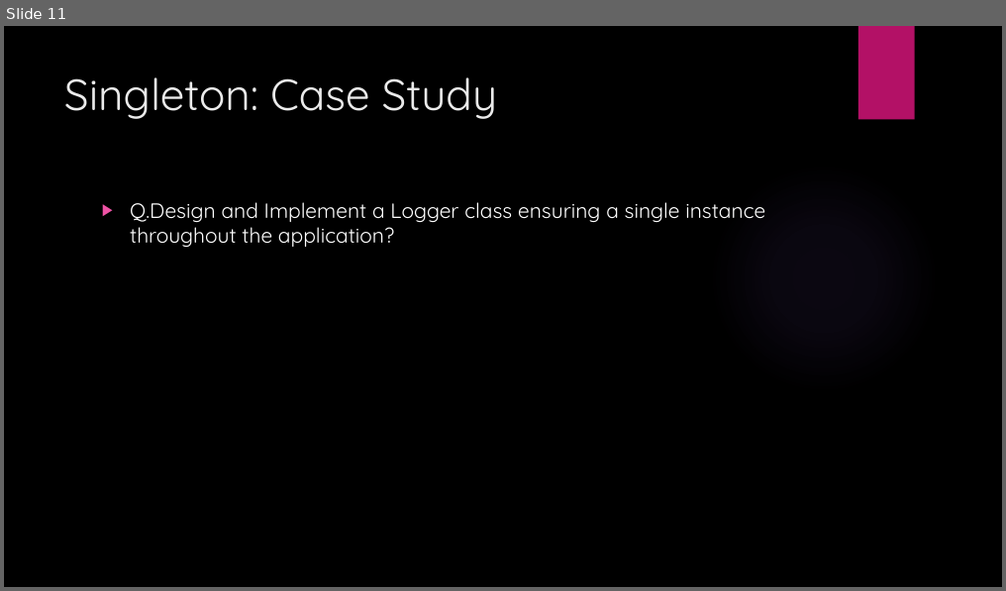
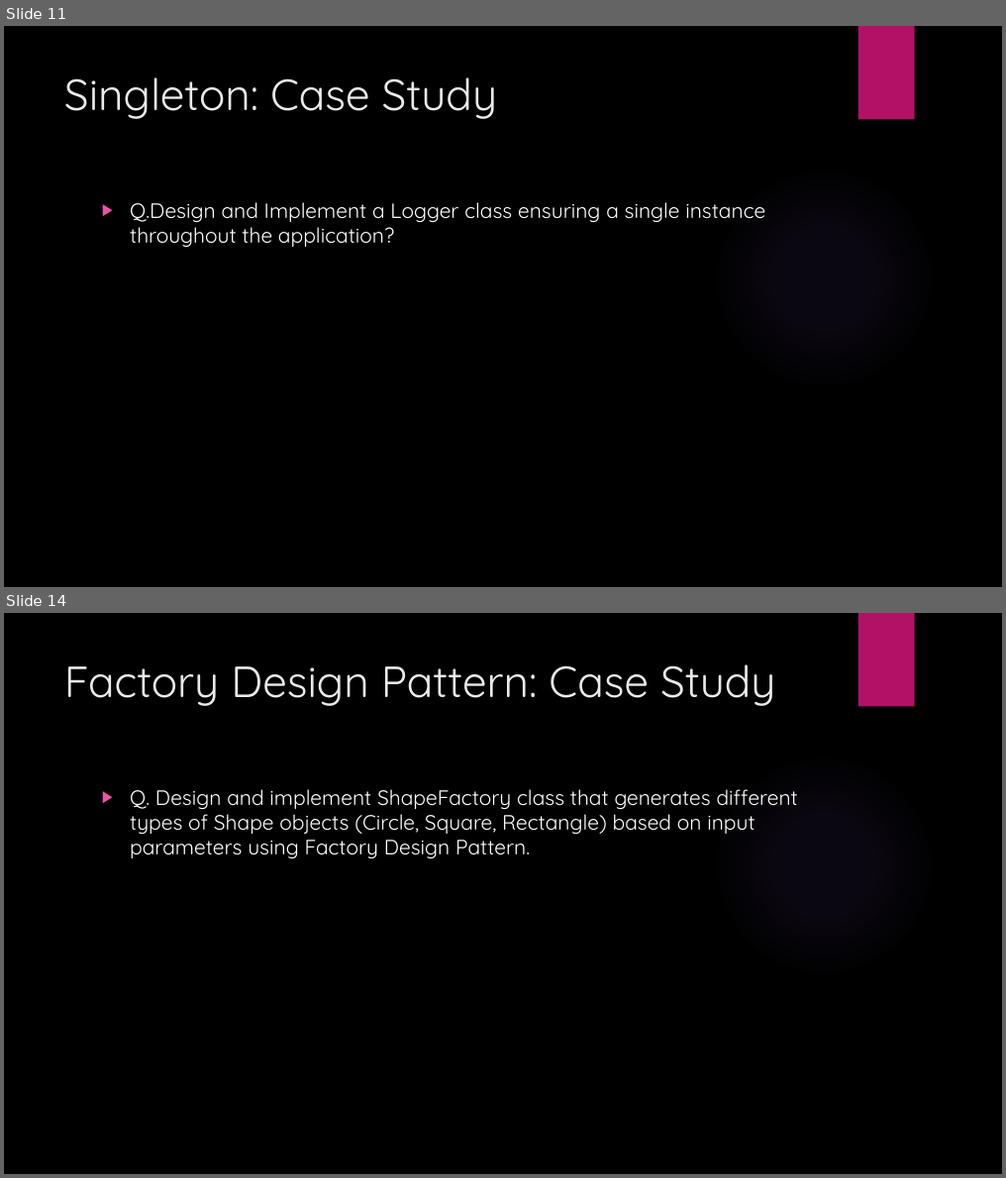
Before and after one commit to coderameen/Software-Architecture-and-Design-Patterns-in-Python-and-StarUML-Tool, a slide deck: Software Design Patterns PPT.pptx. Shown one above the other, each under a label of ours: slide 11 before the commit, slides 11 and 14 after it; the slides between them are not shown. The pictures are 1006x591 and 1006x1178 pixels, drawn with LibreOffice and Linux fonts; fonts in the diff are those of the drawing; background and template pictures are left out. Boxes give left, top, right and bottom in pixels: in the first picture for what was removed or moved away, otherwise in the second. Text is boxed around its words. In the diff, an @@ line names an element or a change of style, - is before the commit and + after.

Commit message:
added Design pattern PPT

```diff
--- a/Software Design Patterns PPT.pptx
+++ b/Software Design Patterns PPT.pptx
@@ slide 14 added at (x1=4, y1=613, x2=1002, y2=1174), background picture (left out); not listed: 2 template elements that a slide beside it also shows @@
@@ title added at (x1=64, y1=664, x2=775, y2=706), 42 pt, text #EBEBEB @@
+Factory Design Pattern: Case Study
@@ text added at (x1=130, y1=789, x2=798, y2=860), 20 pt, text #FFFFFF @@
+▶ Q. Design and implement ShapeFactory class that generates different types of Shape objects (Circle, Square, Rectangle) based on input parameters using Factory Design Pattern.
```
Also in this commit, not shown: 6 slides changed, 15 other slides added.
